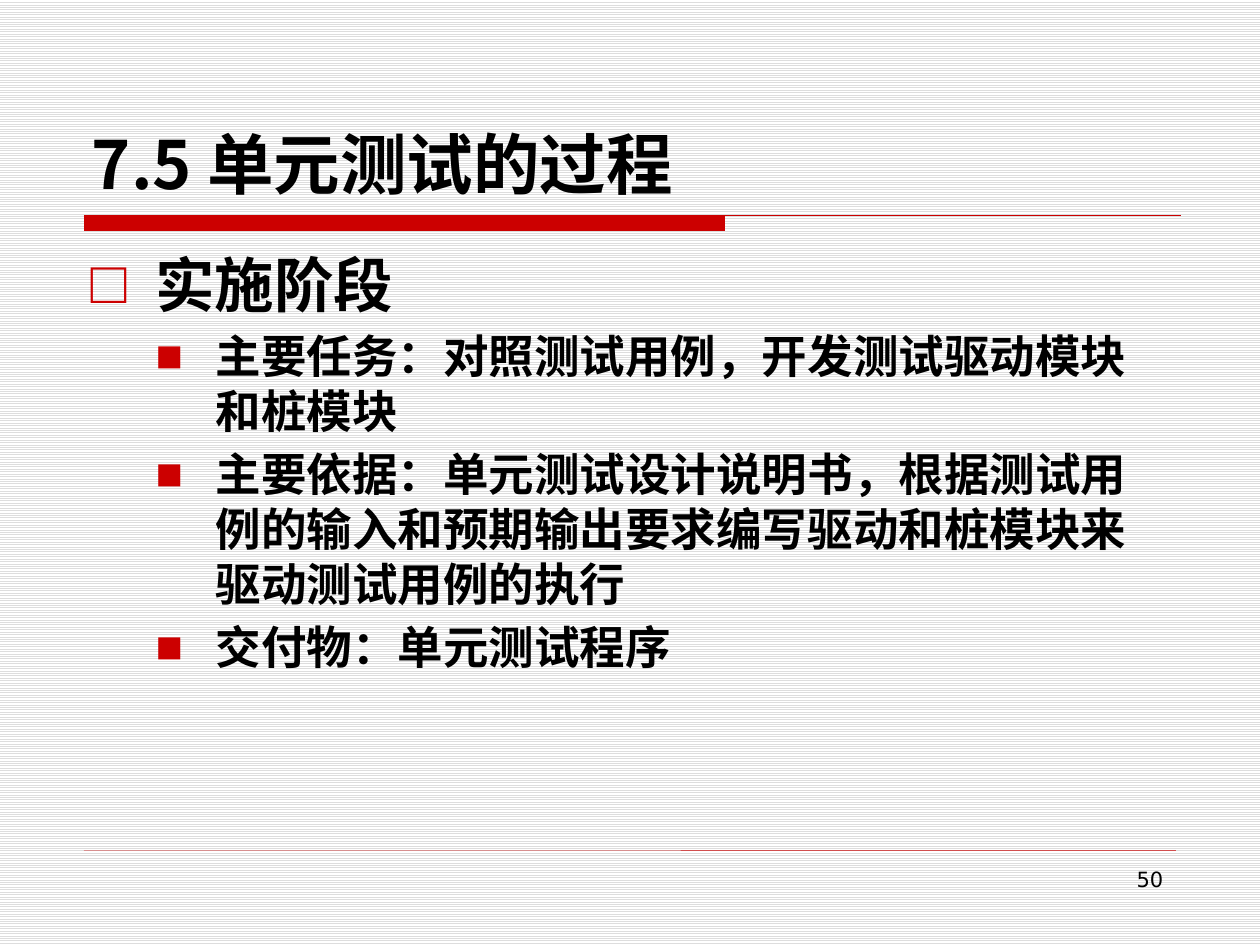
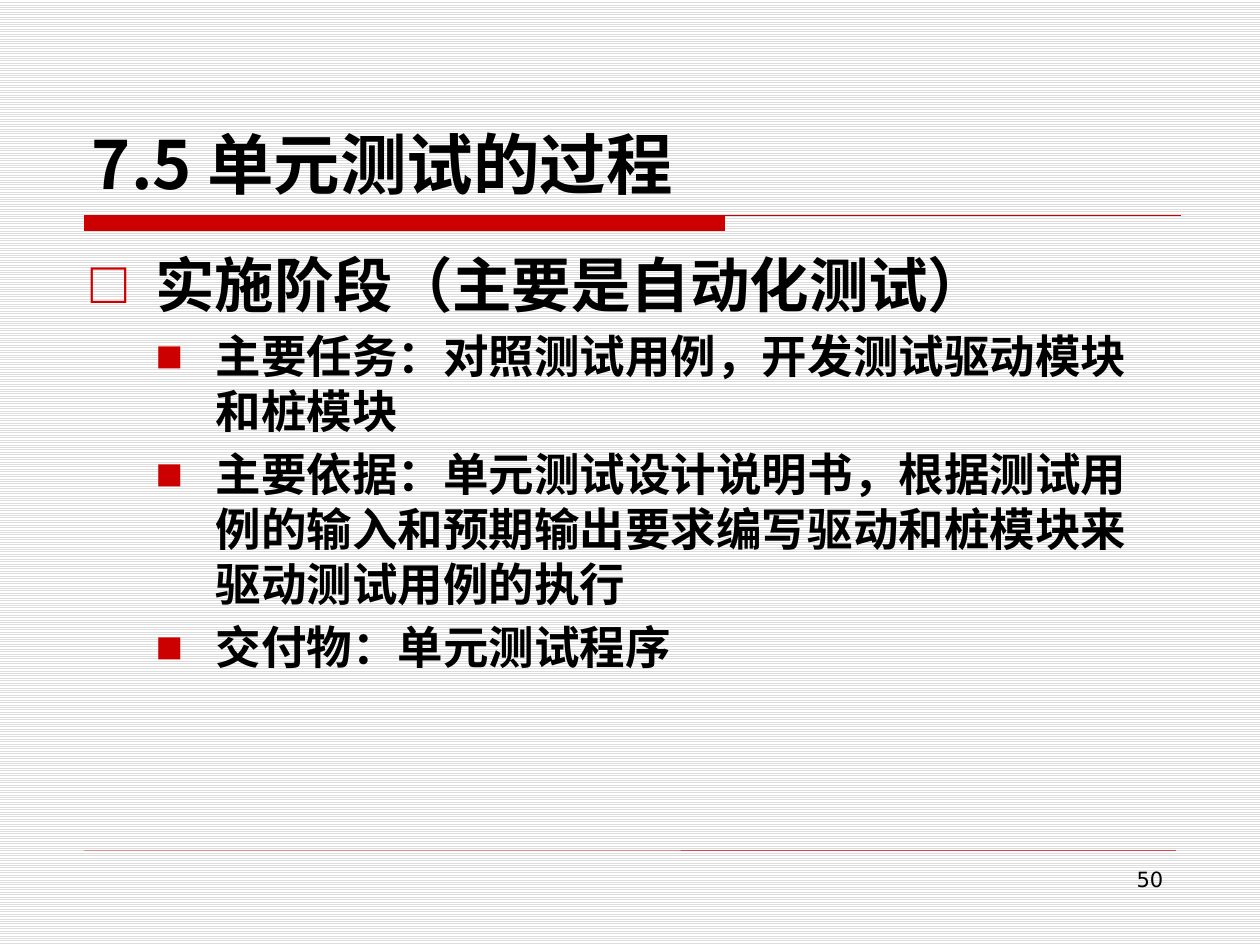
Before and after one commit to edu2act/course-foundation-software-tesing, a slide deck: slide 50 of PPT/第三部分 软件测试应用/7 单元测试.pptx. Drawn at 1260x945 pixels with LibreOffice and Linux fonts; fonts in the diff are those of the drawing. Boxes give left, top, right and bottom in pixels: in the first picture for what was removed or moved away, otherwise in the second. Text is boxed around its words. In the diff, an @@ line names an element or a change of style, - is before the commit and + after.

Commit message:
单元测试

```diff
--- a/PPT/第三部分 软件测试应用/7 单元测试.pptx
+++ b/PPT/第三部分 软件测试应用/7 单元测试.pptx
@@ text at (x1=155, y1=256, x2=987, y2=313): text changed @@
-□ 实施阶段
+□ 实施阶段（主要是自动化测试）
```
Also in this commit, not shown: 1 other file.
